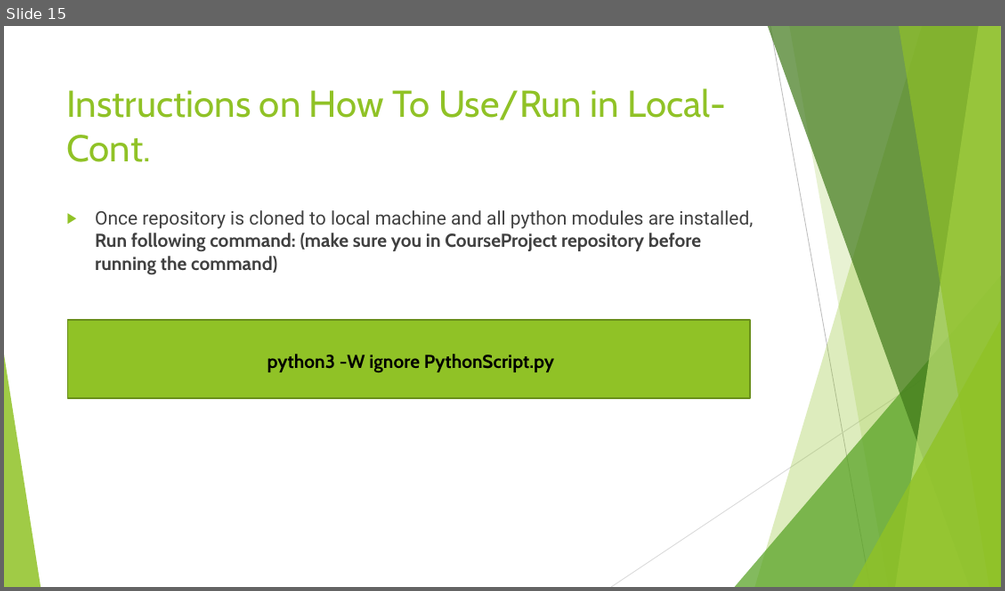
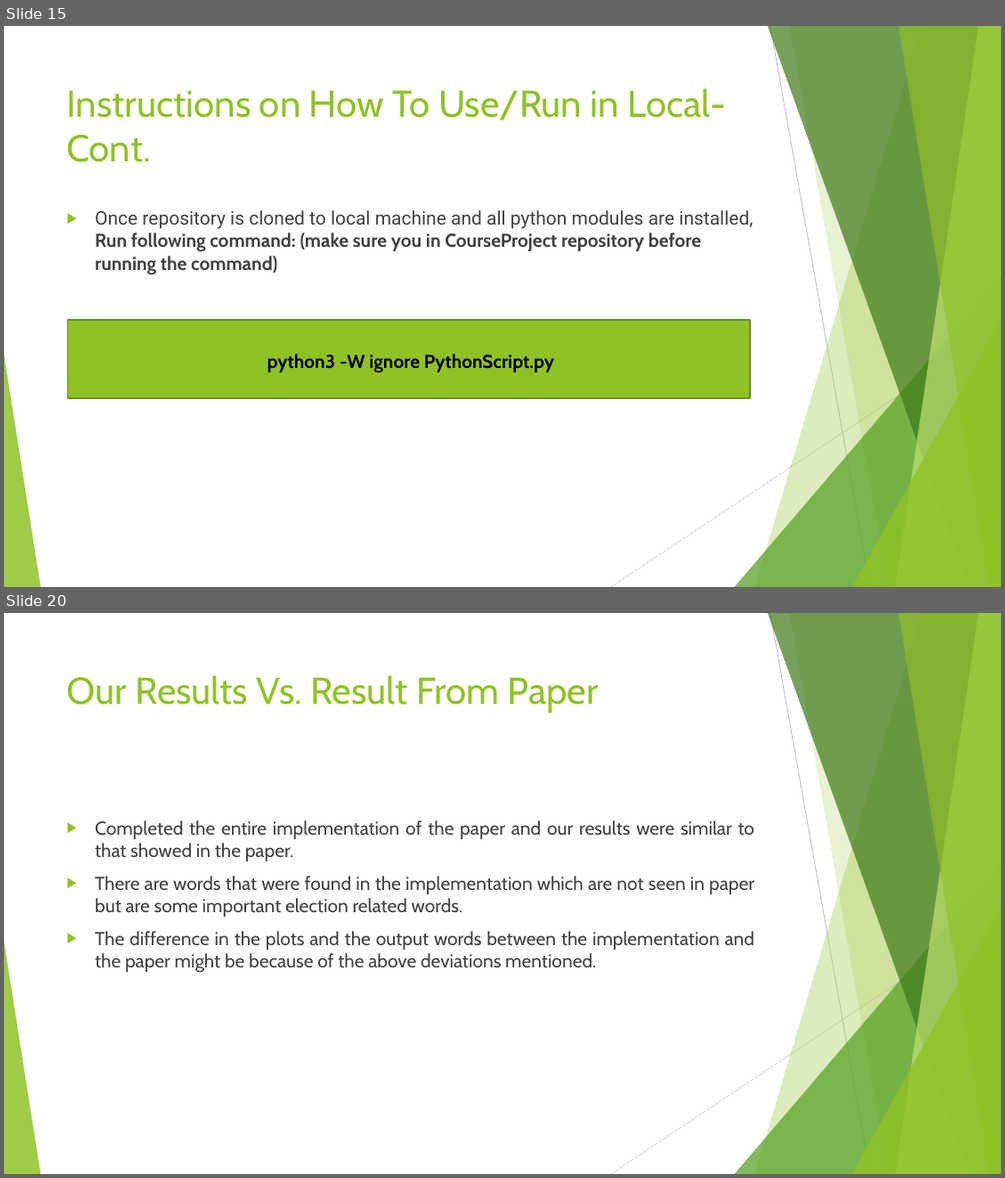
Before and after one commit to hsiddhu2/CourseProject, a slide deck: documentation/Project Presentation.pptx. Shown one above the other, each under a label of ours: slide 15 before the commit, slides 15 and 20 after it; the slides between them are not shown. The pictures are 1005x591 and 1005x1178 pixels, drawn with LibreOffice and Linux fonts; fonts in the diff are those of the drawing. Boxes give left, top, right and bottom in pixels: in the first picture for what was removed or moved away, otherwise in the second. Text is boxed around its words. In the diff, an @@ line names an element or a change of style, - is before the commit and + after.

```diff
--- a/documentation/Project Presentation.pptx
+++ b/documentation/Project Presentation.pptx
@@ slide 20 added at [4,613,1001,1174], background #FFFFFF; not listed: 10 template elements that a slide beside it also shows @@
@@ title added at [67,675,599,713], 36 pt, text #90C226 @@
+Our Results Vs. Result From Paper
@@ text added at [95,820,755,972], 18 pt, text #404040 @@
+▶ Completed the entire implementation of the paper and our results were similar to that showed in the paper.
+▶ There are words that were found in the implementation which are not seen in paper but are some important election related words.
+▶ The difference in the plots and the output words between the implementation and the paper might be because of the above deviations mentioned.
```
Also in this commit, not shown: 4 slides changed, 5 other slides added, 1 slide removed.
